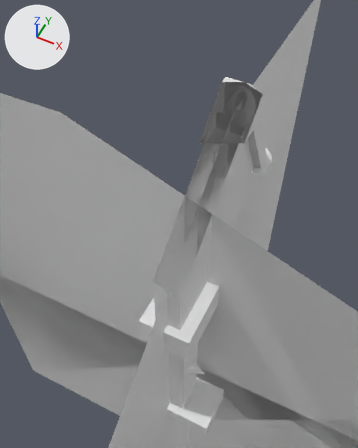
The FBX model Game/res/modelos/RobotGraficos3.fbx, before and after one commit.
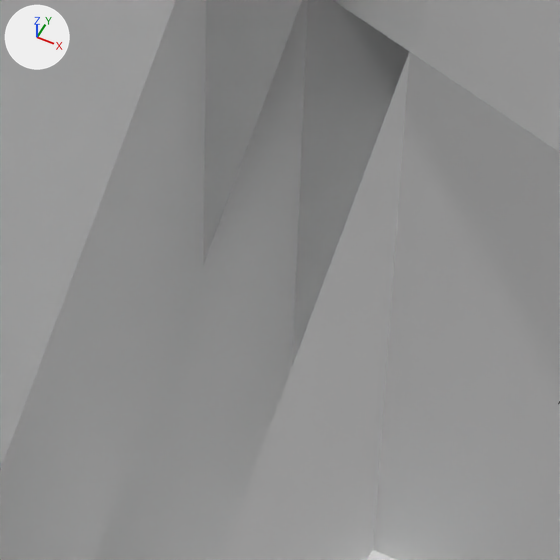
Old and new are each drawn from a camera (50 mm lens) standing at (1.338, -3.106, 6.895) and looking at (-0.199, -0.033, 3.053) and again close up on the part from 44% to 65% of the width and 46% to 63% of the height. Lighting does not change. The marker at upper left points along +X, +Y and +Z. The close-ups show mesh edges as thin lines. Everything nearer to the camera than a plane just in front of the edit is cut away. Where no turn or scale is listed for an object, it has been applied to the vertices.

The first close-up shows 'BSP_Plane1', 'BSP_Plane2', 'Chest'.
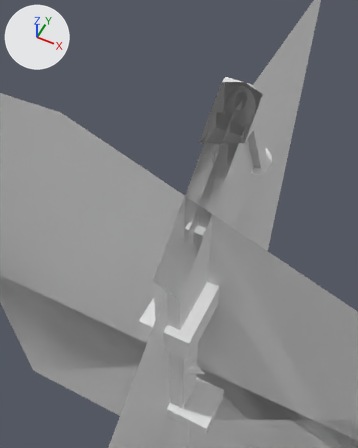
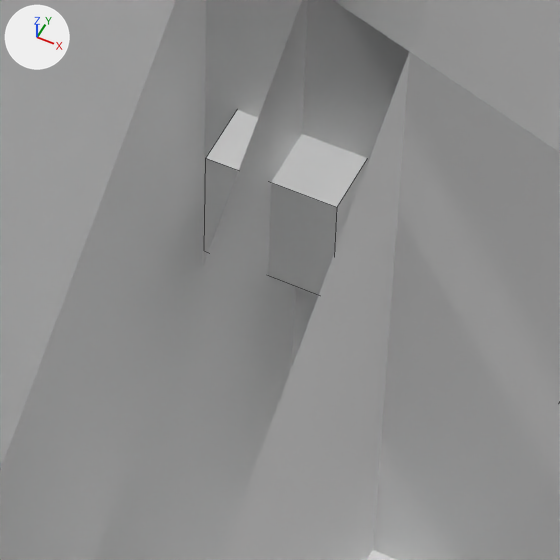
Location of each change, [x1, y1, x2, y2] in pixels of the close-ups (560 x 560 px):
'CenterOfMass', added
    after: [204, 110, 368, 295]

The edits, one by one:
Mesh me_cube is new.
It is a box spanning x -0.1..0.1, y -0.1..0.1, z 2.9..3.1.
Object 'CenterOfMass' (ob_centerofmass) is new; it shows me_cube.
Its location is (0.0, 0.0, 0.0).
